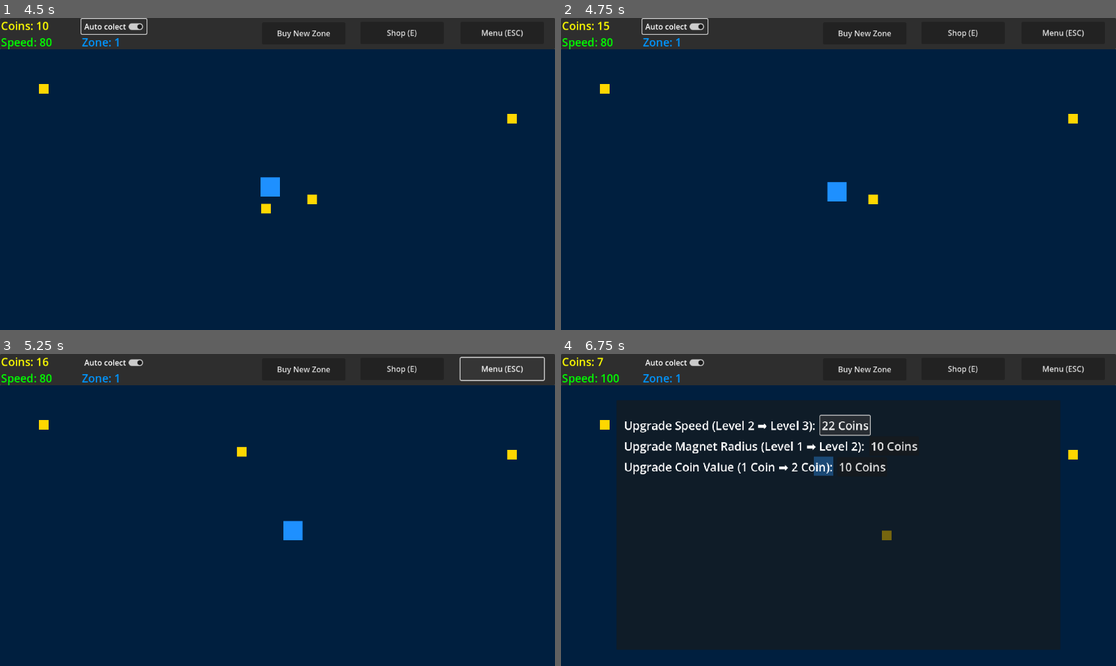
Above: before the commit, frames 1-4 (two rows, left to right).
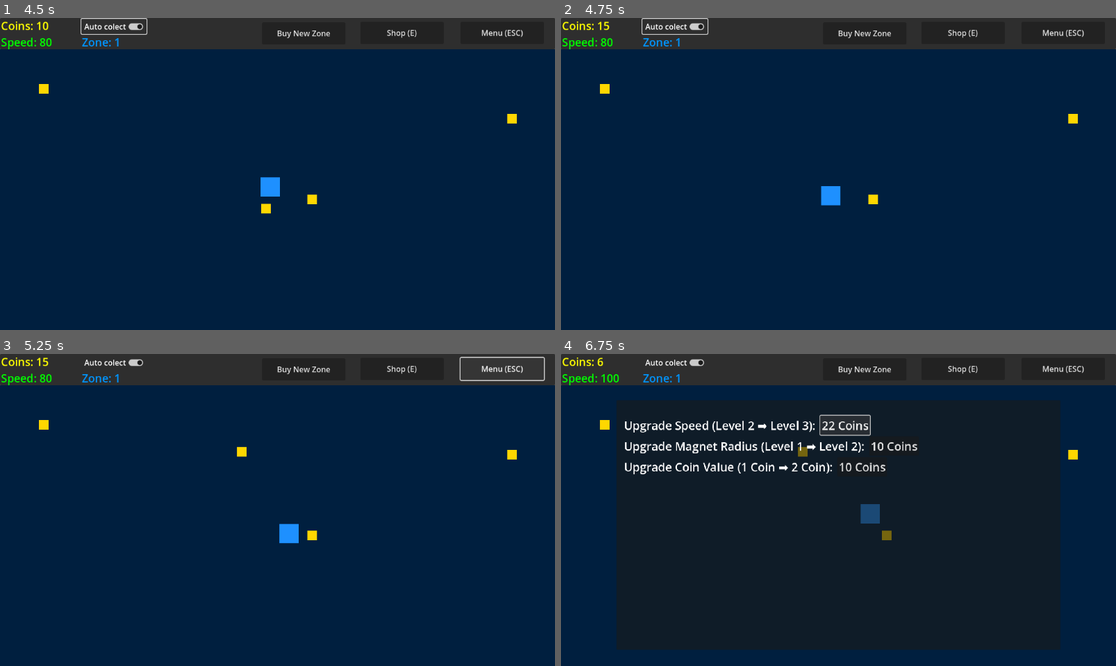
Above: after the commit, the same moments.

Repository: CD1FOX/golden-grind
Game: Godot game, scene res://Scenes/Worlds/Zone 1 - 10/zone1.tscn
Same seed, same stepped clock (60 frames per second), same inputs: the game is played once before the commit and once after it.
Inputs:
- Up to frame 1 (4.5 s): click "Buy New Zone" at 0.5 s; click "Buy New Zone" at 1.25 s; click "Confirm" at 2 s; click "OK" at 2.75 s; click "Shop (E)" at 3.5 s; click "Auto colect" at 4.25 s
- Up to frame 2 (4.75 s): no input
- Up to frame 3 (5.25 s): click "Menu (ESC)" at 5 s
- Up to frame 4 (6.75 s): hold W (move_up) 5.78-6.5 s; tap E (Open Shop) at 6.02 s; click "10 Coins" at 6.5 s

Frame 1 is identical in both runs. In frame 2, 0.2% of the frame differs, in the area x 46-52%, y 52-61%; in frame 3, 0.2%; in frame 4, 0.5%, in the area x 6-58%, y 1-55%.

Commit message:
Update
refactor: Fix the readability, maintainability, and scalability

Diff:
--- /dev/null
+++ b/Scenes/Entitys/Player/Scripts/Skills/Auto Collect/auto_collect.gd
@@ -0,0 +1,22 @@
+extends Node
+
+@onready var player = $"../.."
+@onready var G = Global
+
+func _process(delta: float) -> void:
+	if G.auto_collect:
+		var target = get_nearest_coin()
+		if target:
+			player.position = player.position.move_toward(target.global_position, G.speed * delta)
+
+func get_nearest_coin():
+	var nearest_area = null
+	var nearest_distance = INF
+
+	for area in get_tree().get_nodes_in_group("coin"):
+		if area and area.is_inside_tree():
+			var distance = player.position.distance_to(area.global_position)
+			if distance < nearest_distance:
+				nearest_distance = distance
+				nearest_area = area
+	return nearest_area
--- a/Scenes/Entitys/Player/Scripts/player.gd
+++ b/Scenes/Entitys/Player/Scripts/player.gd
@@ -3,29 +3,11 @@
 @onready var G = Global
 
 func _physics_process(_delta: float) -> void:
-	if Global.auto_collect:
-		var target = get_nearest_coin()
-		if target:
-			position = position.move_toward(target.global_position, G.speed * _delta)
-
 	var direction = Input.get_vector("move_left", "move_right", "move_up", "move_down").normalized()
 	velocity = direction * G.speed
 	move_and_slide()
 
+	#Limit player so that it cannot go outside the window
 	var screen_size = get_viewport_rect().size
-
 	position.x = clamp(position.x, 20, (screen_size.x - 20))
 	position.y = clamp(position.y, 85, (screen_size.y - 20))
-
-func get_nearest_coin():
-	var nearest_area = null
-	var nearest_distance = INF
-
-	for area in get_tree().get_nodes_in_group("coin"):
-		if area and area.is_inside_tree():
-			var distance = global_position.distance_to(area.global_position)
-			if distance < nearest_distance:
-				nearest_distance = distance
-				nearest_area = area
-
-	return nearest_area
--- a/Scenes/Entitys/Player/player.tscn
+++ b/Scenes/Entitys/Player/player.tscn
@@ -1,10 +1,13 @@
-[gd_scene load_steps=4 format=3 uid="uid://dd64hgbnd46mj"]
+[gd_scene load_steps=6 format=3 uid="uid://dd64hgbnd46mj"]
 
 [ext_resource type="Script" uid="uid://b6mcg5s5ia7yp" path="res://Scenes/Entitys/Player/Scripts/player.gd" id="1_f454u"]
-[ext_resource type="PackedScene" uid="uid://0mkcgkl32lg" path="res://Scenes/Logic/Skills/Magnet Skill/magnet_skill.tscn" id="2_44pxb"]
+[ext_resource type="Script" uid="uid://bgdgdqn2jtur" path="res://Scenes/Entitys/Player/Scripts/Skills/Magnet Skill/magnet_skill.gd" id="2_44pxb"]
+[ext_resource type="Script" uid="uid://7x2pa24bo88b" path="res://Scenes/Entitys/Player/Scripts/Skills/Auto Collect/auto_collect.gd" id="3_d5si0"]
 
 [sub_resource type="RectangleShape2D" id="RectangleShape2D_44pxb"]
 size = Vector2(40, 40)
+
+[sub_resource type="CircleShape2D" id="CircleShape2D_d5si0"]
 
 [node name="Player" type="CharacterBody2D"]
 script = ExtResource("1_f454u")
@@ -19,4 +22,14 @@
 [node name="CollisionShape2D" type="CollisionShape2D" parent="."]
 shape = SubResource("RectangleShape2D_44pxb")
 
-[node name="MagnetSkill" parent="." instance=ExtResource("2_44pxb")]
+[node name="Skills" type="Node2D" parent="."]
+
+[node name="MagnetSkill" type="Area2D" parent="Skills"]
+script = ExtResource("2_44pxb")
+
+[node name="MagnetRadius" type="CollisionShape2D" parent="Skills/MagnetSkill"]
+scale = Vector2(3, 3)
+shape = SubResource("CircleShape2D_d5si0")
+
+[node name="AutoCollect" type="Node2D" parent="Skills"]
+script = ExtResource("3_d5si0")
--- a/Scenes/Logic/Skills/Magnet Skill/magnet_skill.tscn
+++ /dev/null
@@ -1,14 +0,0 @@
-[gd_scene load_steps=3 format=3 uid="uid://0mkcgkl32lg"]
-
-[ext_resource type="Script" uid="uid://bgdgdqn2jtur" path="res://Scenes/Logic/Skills/Magnet Skill/magnet_skill.gd" id="1_1m3wf"]
-
-[sub_resource type="CircleShape2D" id="CircleShape2D_hyu26"]
-
-[node name="MagnetSkill" type="Area2D"]
-script = ExtResource("1_1m3wf")
-
-[node name="MagnetRadius" type="CollisionShape2D" parent="."]
-scale = Vector2(3, 3)
-shape = SubResource("CircleShape2D_hyu26")
-
-[connection signal="area_entered" from="." to="." method="_on_area_entered"]
Not shown, added: Scenes/Entitys/Player/Scripts/Skills/Auto Collect/auto_collect.gd.uid
Renamed: Scenes/Logic/Skills/Magnet Skill/magnet_skill.gd -> Scenes/Entitys/Player/Scripts/Skills/Magnet Skill/magnet_skill.gd
Renamed: Scenes/Logic/Skills/Magnet Skill/magnet_skill.gd.uid -> Scenes/Entitys/Player/Scripts/Skills/Magnet Skill/magnet_skill.gd.uid
